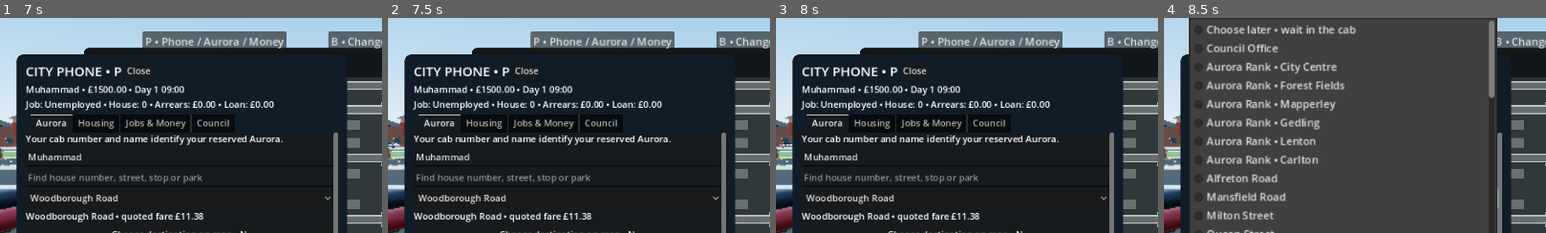
Above: before the commit, frames 1-4 (left to right).
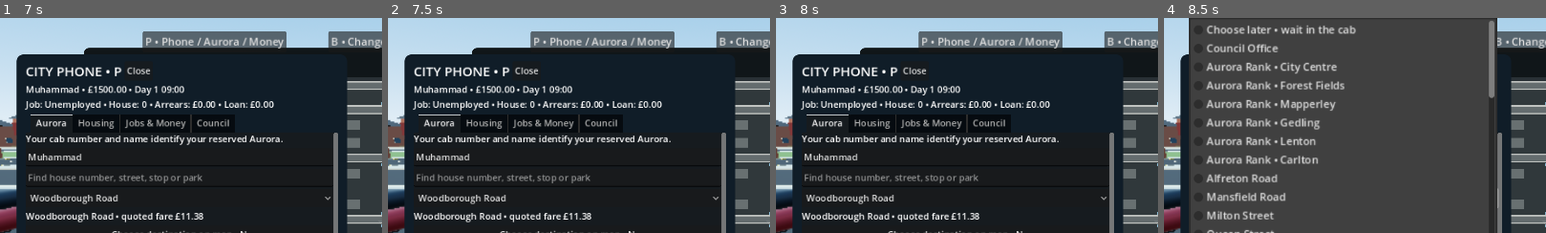
Above: after the commit, the same moments.

Repository: cyberokasha-dev/Nottingham-city
Game: Godot game, scene res://town/free_roam.tscn
The game is run twice, just before and just after one commit, with the same random seed, the same clock (stepped at 60 frames per second) and the same inputs. Sound files missing from this copy of the repository are replaced by a short silence.
Inputs (mouse positions are % of the whole screen's width and height, from its top left):
- Up to frame 1 (7 s): tap Enter at 0.5 s; drag from (13, 77) to (60, 28) at 0.52 s; click "+" at 1.25 s; click "−" at 2 s; click "P • Phone / Aurora / Money" at 2.75 s; click "Skip journey • keep the same …" at 3.5 s; click "Skip journey • keep the same …" at 4.25 s; click "Choose later • wait in the cab" at 5 s; click "Choose destination on map • N" at 5.75 s; click "Skip journey • keep the same …" at 6.5 s
- Up to frame 2 (7.5 s): click "Skip journey • keep the same …" at 7.25 s
- Up to frame 3 (8 s): no input
- Up to frame 4 (8.5 s): click "Woodborough Road" at 8 s
The pictures show only the part of the screen within x 0-50%, y 0-50%; the shares and areas given below are measured in that part.

Frame 1 is identical in both runs. In frame 2, less than 0.1% of the frame differs, in the area x 0-4%, y 57-61%; in frame 3, less than 0.1%; in frame 4, less than 0.1%.

Commit message:
Signal only selected distributor junctions

Diff:
--- a/town/traffic.gd
+++ b/town/traffic.gd
@@ -4,7 +4,7 @@
 const ROAD_Z := [-120.0,-60.0,16.0,80.0,140.0]
 # Signals are reserved for the busiest distributor-road junctions. Smaller streets
 # use collision-aware give-way behaviour instead of stopping at every crossing.
-const SIGNAL_X := [-40.0,40.0,140.0]
+const SIGNAL_X := [-140.0,-40.0,40.0,140.0]
 const SIGNAL_Z := [-120.0,-60.0,16.0,140.0]
 const LEVEL := -5.02
 const CYCLE := 9.0
